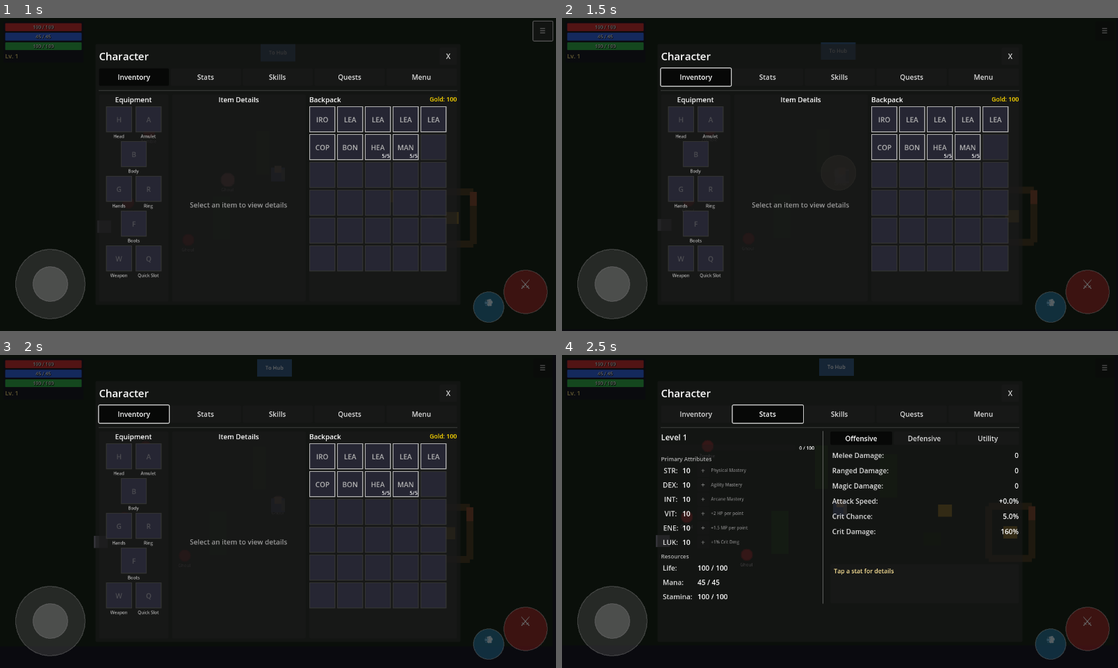
Above: before the commit, frames 1-4 (two rows, left to right).
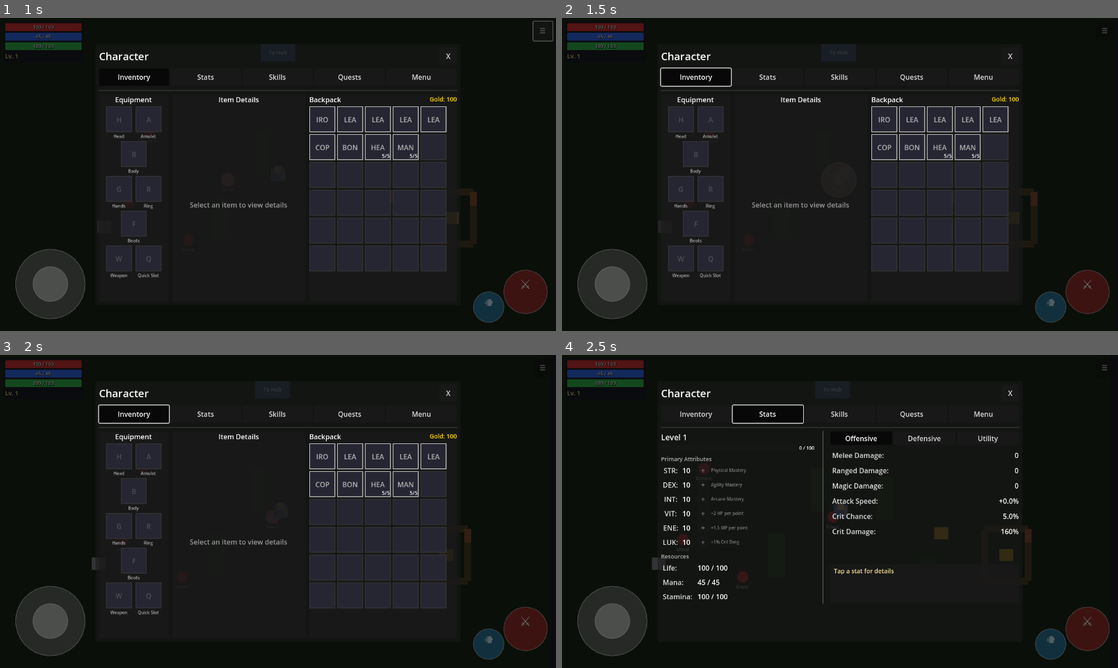
Above: after the commit, the same moments.

Repository: MatousHruska/MobileTestia
Game: Godot game, scene res://scenes/world/zone_forest.tscn
Two runs of this game, one before a commit and one after it. Both use one fixed random seed, a clock stepped at 60 frames per second and the inputs below. This scene is started directly instead of the project's main scene.
Inputs:
- Up to frame 1 (1 s): click "☰" at 0.5 s
- Up to frame 2 (1.5 s): click "Inventory" at 1.25 s
- Up to frame 3 (2 s): no input
- Up to frame 4 (2.5 s): click "Stats" at 2 s

Frame 1 is identical in both runs. In frame 2, less than 0.1% of the frame differs, in the area x 46-86%, y 7-56%; in frame 3, 0.5%; in frame 4, 1.0%, in the area x 16-86%, y 1-75%.

Commit message:
Add cardinal direction snapping for enemy attacks
Enemies now align on X or Y axis before attacking and snap attack
directions to the 4 cardinal directions (up/down/left/right).

Changes:
- Add cardinal_only property to AbilityData (default true)
- Add static helpers: snap_to_cardinal(), get_cardinal_alignment_axis(),
  is_cardinally_aligned() with 16px tolerance
- EnemyBehavior: Add alignment phase before attacking, moves perpendicular
  to get on same X or Y axis as target
- AbilityExecutor: Snap directions for dash, projectile, teleport, and
  hitbox spawning when cardinal_only is true
- DatabaseLoader: Load cardinal_only from database
- EnemyDatabase.bas: Add COL_EA_CARDINAL_ONLY column (21)

Abilities can opt-out by setting cardinal_only=false in the database.

Diff:
--- a/autoloads/database_loader.gd
+++ b/autoloads/database_loader.gd
@@ -271,6 +271,7 @@
 	ability.effects_on_hit = data.get("effects_on_hit", "")
 	ability.projectile_speed = float(data.get("projectile_speed", 0.0))
 	ability.dash_speed = float(data.get("dash_speed", 0.0))
+	ability.cardinal_only = data.get("cardinal_only", true)  # Default true for cardinal snapping
 
 	return ability
 
--- a/scripts/data/ability_data.gd
+++ b/scripts/data/ability_data.gd
@@ -134,6 +134,14 @@
 @export var dash_speed: float = 0.0  ## For dash abilities
 
 #===============================================================================
+# DIRECTIONAL CONSTRAINTS
+#===============================================================================
+
+## If true, attack direction snaps to 4 cardinal directions (up/down/left/right)
+## If false, attack can be aimed in any direction including diagonals
+@export var cardinal_only: bool = true
+
+#===============================================================================
 # STATIC HELPERS
 #===============================================================================
 
@@ -203,6 +211,47 @@
 		DamageType.CHAOS: return "chaos"
 		DamageType.PURE: return "pure"
 		_: return "physical"
+
+
+static func snap_to_cardinal(direction: Vector2) -> Vector2:
+	## Snap a direction vector to the nearest cardinal direction (up/down/left/right)
+	if direction.is_zero_approx():
+		return Vector2.RIGHT
+
+	# Find which cardinal is closest based on the dominant axis
+	if absf(direction.x) >= absf(direction.y):
+		# Horizontal dominant
+		return Vector2.RIGHT if direction.x >= 0 else Vector2.LEFT
+	else:
+		# Vertical dominant
+		return Vector2.DOWN if direction.y >= 0 else Vector2.UP
+
+
+static func get_cardinal_alignment_axis(from_pos: Vector2, to_pos: Vector2) -> Vector2:
+	## Get which axis to move along to align with target for cardinal attack
+	## Returns the perpendicular movement direction to align, or Vector2.ZERO if aligned
+	var diff := to_pos - from_pos
+	var tolerance := 16.0  # Pixels tolerance for "aligned"
+
+	# Check if already aligned on one axis
+	if absf(diff.x) <= tolerance:
+		return Vector2.ZERO  # Aligned vertically
+	if absf(diff.y) <= tolerance:
+		return Vector2.ZERO  # Aligned horizontally
+
+	# Pick axis with shorter distance to align (move perpendicular to attack direction)
+	if absf(diff.x) < absf(diff.y):
+		# Closer to vertical alignment - move horizontally to match X
+		return Vector2.RIGHT if diff.x > 0 else Vector2.LEFT
+	else:
+		# Closer to horizontal alignment - move vertically to match Y
+		return Vector2.DOWN if diff.y > 0 else Vector2.UP
+
+
+static func is_cardinally_aligned(from_pos: Vector2, to_pos: Vector2, tolerance: float = 16.0) -> bool:
+	## Check if two positions are aligned on either X or Y axis
+	var diff := to_pos - from_pos
+	return absf(diff.x) <= tolerance or absf(diff.y) <= tolerance
 
 
 #===============================================================================
--- a/scripts/npc/ability_executor.gd
+++ b/scripts/npc/ability_executor.gd
@@ -296,7 +296,18 @@
 		return
 
 	_dash_start_pos = _caster.global_position
-	_dash_target_pos = current_target.global_position
+
+	# Calculate dash direction and target
+	var raw_direction := _caster.global_position.direction_to(current_target.global_position)
+	var direction := raw_direction
+
+	# Snap to cardinal if required
+	if current_ability.cardinal_only:
+		direction = AbilityData.snap_to_cardinal(raw_direction)
+
+	# Calculate dash target position along the snapped direction
+	var dash_distance := _caster.global_position.distance_to(current_target.global_position)
+	_dash_target_pos = _dash_start_pos + direction * dash_distance
 	_dash_progress = 0.0
 
 
@@ -308,7 +319,11 @@
 
 	var direction := Vector2.RIGHT
 	if current_target:
-		direction = (_caster.global_position.direction_to(current_target.global_position))
+		direction = _caster.global_position.direction_to(current_target.global_position)
+
+	# Snap to cardinal if required
+	if current_ability.cardinal_only:
+		direction = AbilityData.snap_to_cardinal(direction)
 
 	# Create projectile node
 	var projectile := _create_projectile(direction)
@@ -324,8 +339,13 @@
 		_start_recovery()
 		return
 
-	# Calculate position behind target
+	# Calculate position behind target (opposite of attack direction)
 	var direction := current_target.global_position.direction_to(_caster.global_position)
+
+	# Snap to cardinal if required
+	if current_ability.cardinal_only:
+		direction = AbilityData.snap_to_cardinal(direction)
+
 	var teleport_pos := current_target.global_position + direction * 30.0
 
 	_caster.global_position = teleport_pos
@@ -358,6 +378,10 @@
 		direction = _caster.global_position.direction_to(current_target.global_position)
 	elif "facing_direction" in _caster:
 		direction = _caster.facing_direction
+
+	# Snap to cardinal if required
+	if current_ability.cardinal_only:
+		direction = AbilityData.snap_to_cardinal(direction)
 
 	_hitbox_spawner.spawn_hitbox(current_ability, _caster, direction)
 
--- a/scripts/npc/enemy_behavior.gd
+++ b/scripts/npc/enemy_behavior.gd
@@ -23,6 +23,8 @@
 @export var attack_radius: float = 24.0
 @export var attack_cooldown: float = 1.0
 @export var face_target: bool = true
+@export var cardinal_attack_alignment: bool = true  ## Align on X or Y axis before attacking
+@export var alignment_tolerance: float = 16.0  ## Pixels tolerance for "aligned"
 
 @export_group("Movement")
 @export var chase_speed_multiplier: float = 1.0  ## Multiply base speed when chasing
@@ -230,6 +232,16 @@
 func _do_attack() -> void:
 	state = State.COMBAT
 
+	if not _has_valid_target():
+		return
+
+	# Check cardinal alignment if required
+	if cardinal_attack_alignment:
+		if not AbilityData.is_cardinally_aligned(_owner.global_position, target.global_position, alignment_tolerance):
+			# Not aligned - move to align instead of attacking
+			_do_align_for_attack()
+			return
+
 	# Attack if cooldown ready
 	if _attack_timer <= 0:
 		# Only stop moving during the actual attack
@@ -237,10 +249,29 @@
 		_perform_attack()
 		_attack_timer = attack_cooldown
 	else:
-		# Still in attack range but on cooldown - keep chasing to stay on target
-		if _has_valid_target():
-			var direction := _owner.global_position.direction_to(target.global_position)
-			_owner.set_move_direction(direction)
+		# Still in attack range but on cooldown - keep moving to stay aligned
+		_do_align_for_attack()
+
+
+func _do_align_for_attack() -> void:
+	## Move to align on X or Y axis with target for cardinal attack
+	if not _has_valid_target():
+		return
+
+	var align_dir := AbilityData.get_cardinal_alignment_axis(_owner.global_position, target.global_position)
+
+	if align_dir == Vector2.ZERO:
+		# Already aligned, stop
+		_owner.stop_movement()
+		return
+
+	# Move perpendicular to get aligned
+	_owner.set_move_direction(align_dir)
+
+	# Face target while aligning (not movement direction)
+	if face_target and _owner.has_method("_update_facing_from_direction"):
+		var face_dir := _owner.global_position.direction_to(target.global_position)
+		_owner._update_facing_from_direction(AbilityData.snap_to_cardinal(face_dir))
 
 
 func _do_return_home() -> void:
Not shown, changed: databases/vba/EnemyDatabase.bas
